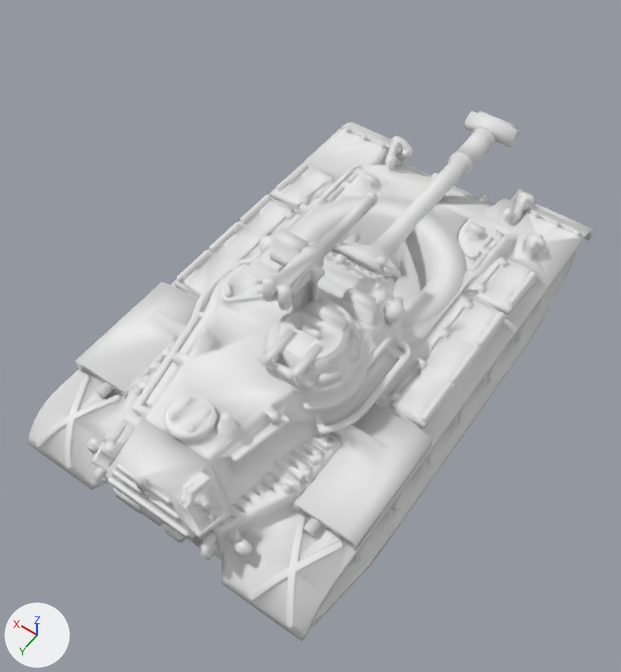
One commit to the glTF model public/models/tanks/community/recovered/m47_patton.glb: the scene before it, then after it.
One viewpoint serves both versions: a 50 mm lens placed at (-16.1, 21.2, 90.0), pointed at (20.1, -29.5, 10.3). Every picture has the same lights, and +X, +Y and +Z are marked at lower left. The first picture is the older version. Where no turn or scale is listed for an object, it has been applied to the vertices.

Script lines for the objects in view, before the commit:
```python
me_1_100_m47_3 = bpy.data.meshes.new('1-100 m47-3')
me_1_100_m47_3.from_pydata(...)  # 40005 vertices, 80074 faces; spans x 0.0..36.0, y -64.4..0.0, z 0.0..18.3
me_1_100_m47_3.materials.append(mat_recoveredpaint)  # white #e7e7e7
me_1_100_m47_turret_late_mg_8 = bpy.data.meshes.new('1-100 m47 turret late mg 8')
me_1_100_m47_turret_late_mg_8.from_pydata(...)  # 14959 vertices, 29923 faces; spans x 0.1..23.5, y -70.1..0.0, z 0.0..26.2
me_1_100_m47_turret_late_mg_8.materials.append(mat_recoveredpaint)  # white #e7e7e7
ob_hullmesh = bpy.data.objects.new('HullMesh', me_1_100_m47_3)
ob_hullmesh.location = (0.0, 0.0, 0.0)
ob_turretmesh = bpy.data.objects.new('TurretMesh', me_1_100_m47_turret_late_mg_8)
ob_turretmesh.location = (6.3, 0.0, 4.0)
```
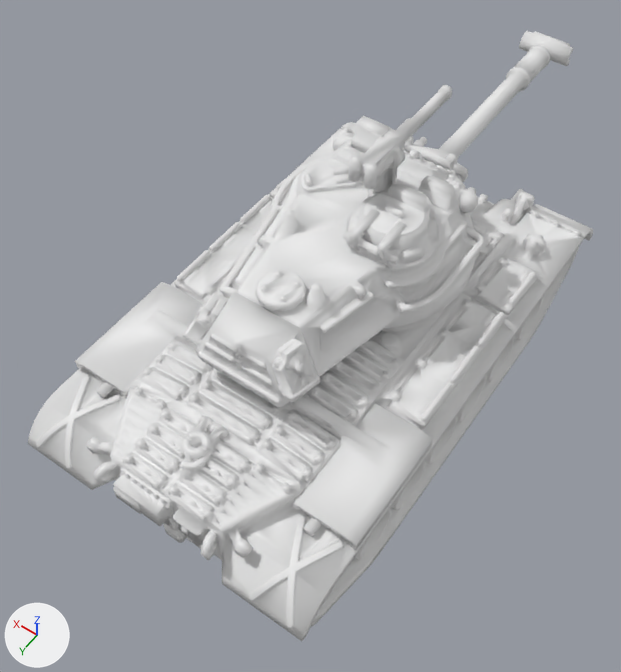
Commit message: pershing oracle repair batch 8: seat never-assembled turrets on their rings

The change in detail:
Object 'TurretMesh' (ob_turretmesh) moves from (6.3, 0.0, 4.0) to (6.3, -14.2, 8.6).

Where the change shows, as pixel boxes [x1, y1, x2, y2] in the pictures (621 x 672 px):
'TurretMesh', moved
    before: [91, 111, 519, 539]
    after: [183, 31, 573, 407]
